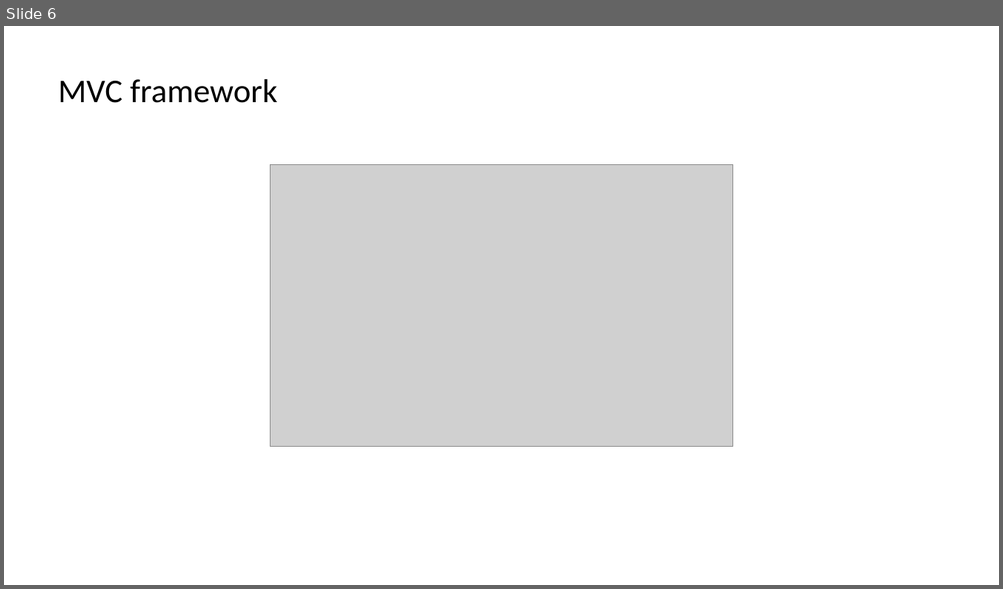
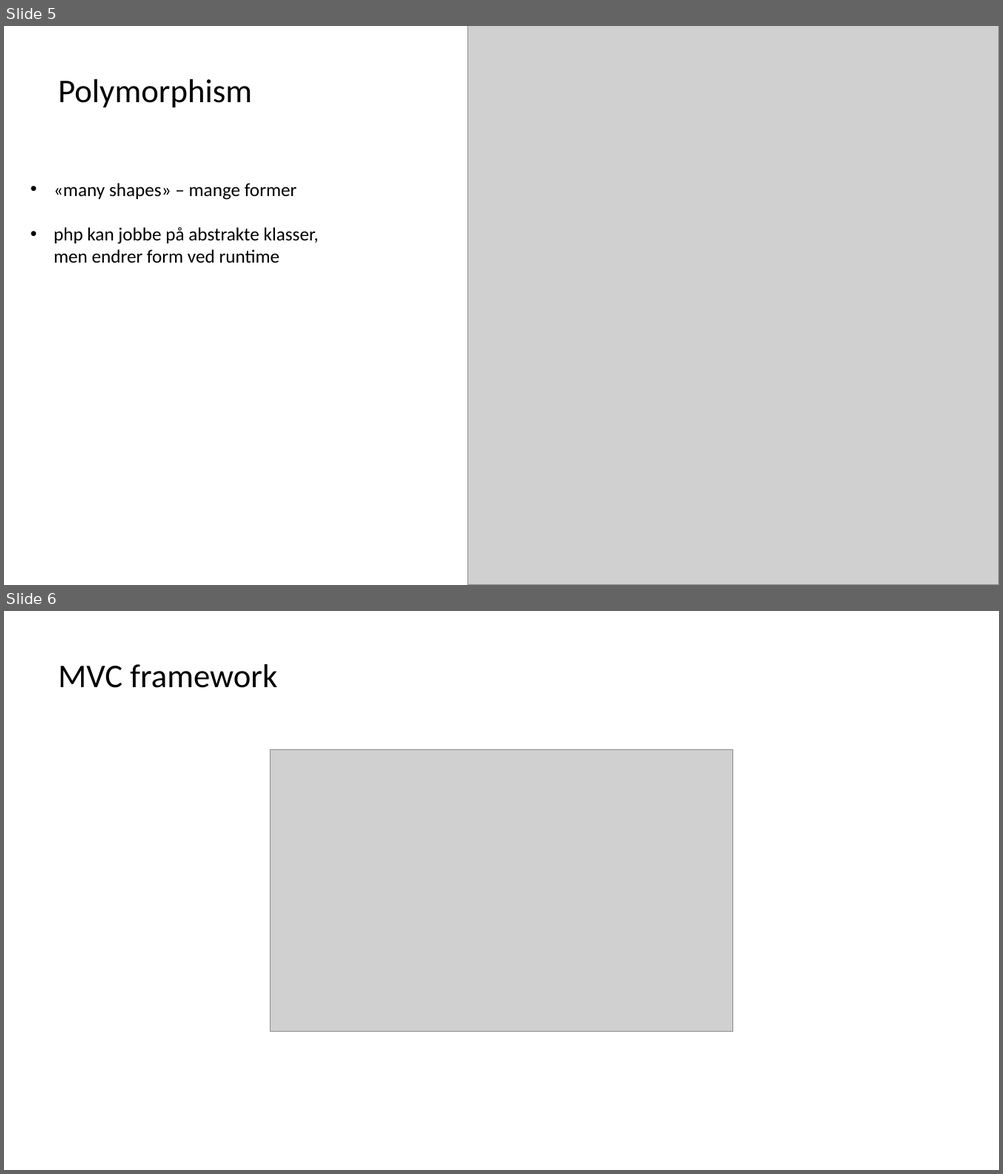
Before and after one commit to himoldeonline/mvc, a slide deck: docs/concepts.pptx. Shown one above the other, each under a label of ours: slide 6 before the commit, slides 5 and 6 after it. The pictures are 1003x589 and 1003x1174 pixels, drawn with LibreOffice and Linux fonts; fonts in the diff are those of the drawing; grey boxes stand for pictures. Boxes give left, top, right and bottom in pixels: in the first picture for what was removed or moved away, otherwise in the second. Text is boxed around its words. In the diff, an @@ line names an element or a change of style, - is before the commit and + after.

```diff
--- a/docs/concepts.pptx
+++ b/docs/concepts.pptx
@@ slide 5 added at (x1=4, y1=26, x2=999, y2=585), background #FFFFFF @@
@@ picture added at (x1=467, y1=26, x2=999, y2=585) @@
@@ text added at (x1=58, y1=79, x2=252, y2=108), 32 pt, text #000000 @@
+Polymorphism
@@ text added at (x1=54, y1=183, x2=318, y2=263), 18 pt, text #000000 @@
+• «many shapes» – mange former
+• php kan jobbe på abstrakte klasser, men endrer form ved runtime
```
Also in this commit, not shown: 3 other slides added, 4 slides removed, 2 other files.
